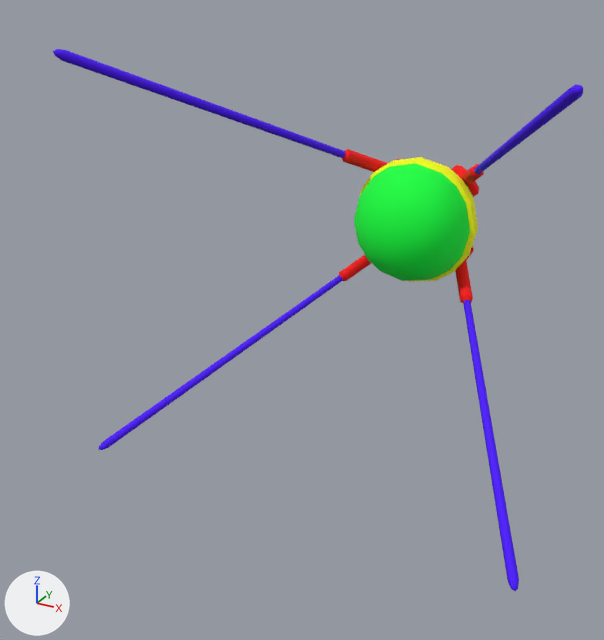
The FBX model Assets/GameName/Joes Hell/Emitter.FBX as it was, and as the next commit left it.
Rendered twice from a 50 mm camera at (2.37, -6.23, 2.01) aimed at (-0.35, -1.28, -0.47). The lights are fixed; the arrows at lower left show +X, +Y and +Z. Where no turn or scale is listed for an object, it has been applied to the vertices.

Before the edit, the objects in view are built like this:
```python
me_mesh = bpy.data.meshes.new('Mesh')
me_mesh.from_pydata(...)  # 306 vertices, 304 faces; spans x -1.61..1.61, y -2.21..0.5, z -1.46..1.46
# faces by material slot: [100, 72, 84, 48]
me_mesh.materials.append(mat_material__58)  # red #ff0000
me_mesh.materials.append(mat_material__59)  # purple #4b00ff
me_mesh.materials.append(mat_material__60)  # green #00ff3d
me_mesh.materials.append(mat_material__61)  # yellow #fbff00
ob_box001 = bpy.data.objects.new('Box001', me_mesh)
ob_box001.location = (0.0, 0.0, 0.0)
```
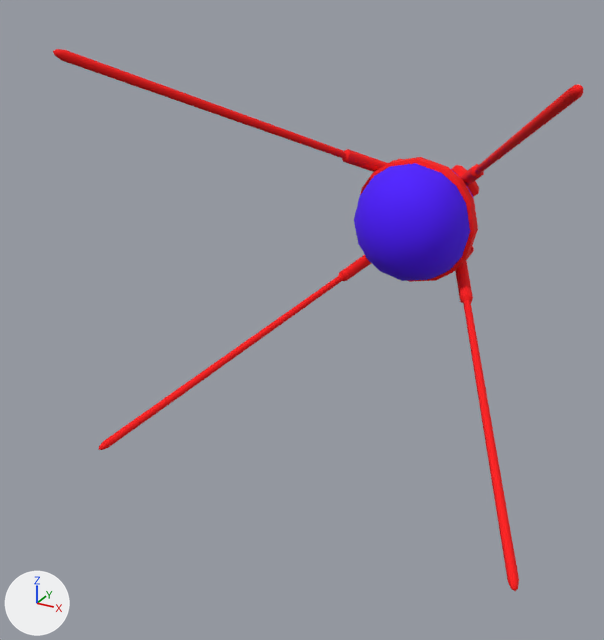
Patch to the scene script:
```diff
--- a/Assets/GameName/Joes Hell/Emitter.FBX.py
+++ b/Assets/GameName/Joes Hell/Emitter.FBX.py
@@ me_mesh @@
 me_mesh.from_pydata(...)  # 306 vertices, 304 faces; spans x -1.61..1.61, y -2.21..0.5, z -1.46..1.46
 # used by ob_box001; location = (0.0, 0.0, 0.0)
+# me_mesh part 1: all 72 faces that had it switch from mat_material__59 (purple #4b00ff) to mat_material__58 (red #ff0000)
+# me_mesh part 2: all 84 faces that had it switch from mat_material__60 (green #00ff3d) to mat_material__59 (purple #4b00ff)
+# me_mesh part 3: all 48 faces that had it switch from mat_material__61 (yellow #fbff00) to mat_material__58 (red #ff0000)
```

Where the change shows, as pixel boxes (x1, y1, x2, y2) in the pictures (604 x 640 px):
part 1 of me_mesh, recoloured: (53, 49, 583, 591) in both
part 2 of me_mesh, recoloured: (354, 163, 474, 281) in both
part 3 of me_mesh, recoloured (yellow to red): (360, 157, 478, 282) in both
